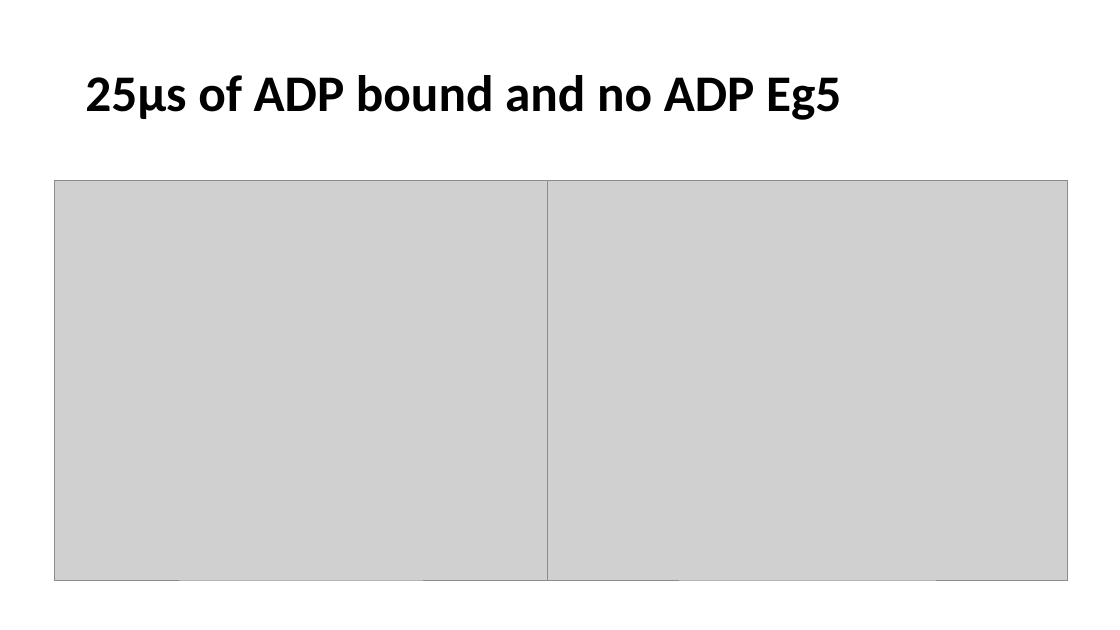
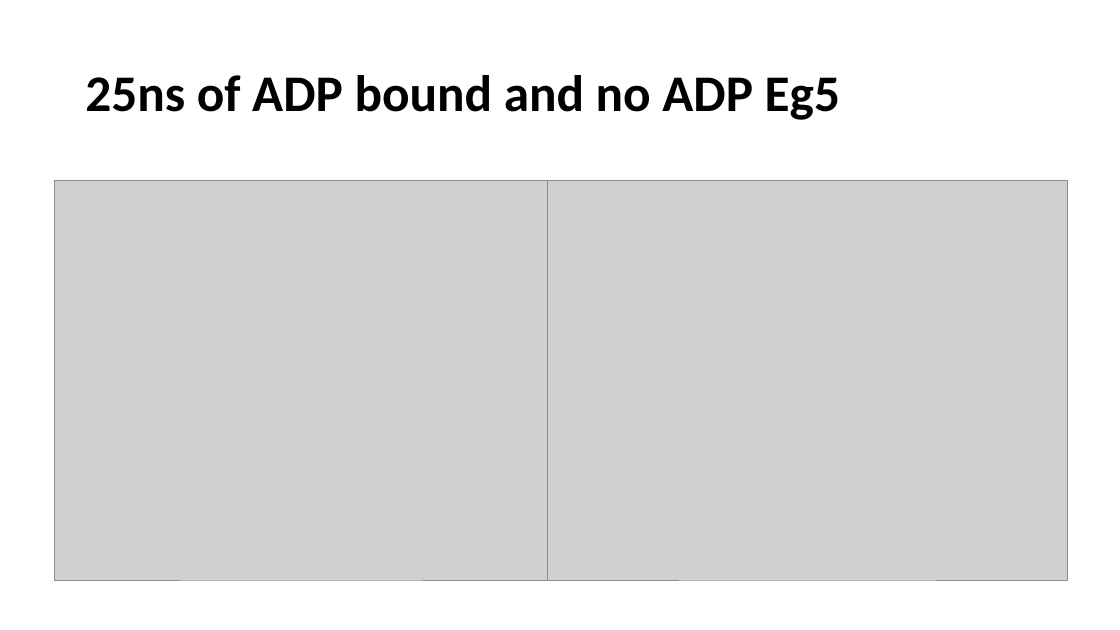
Before and after one commit to darianyang/eg5, a slide deck: slide 3 of docs/eg5.pptx. Drawn at 1120x630 pixels with LibreOffice and Linux fonts; fonts in the diff are those of the drawing; grey boxes stand for pictures. Boxes give left, top, right and bottom in pixels: in the first picture for what was removed or moved away, otherwise in the second. Text is boxed around its words. In the diff, an @@ line names an element or a change of style, - is before the commit and + after.

```diff
--- a/docs/eg5.pptx
+++ b/docs/eg5.pptx
@@ title at (x1=85, y1=75, x2=840, y2=120): text changed @@
-25µs of ADP bound and no ADP Eg5
+25ns of ADP bound and no ADP Eg5
```
Also in this commit, not shown: 2 other files.
